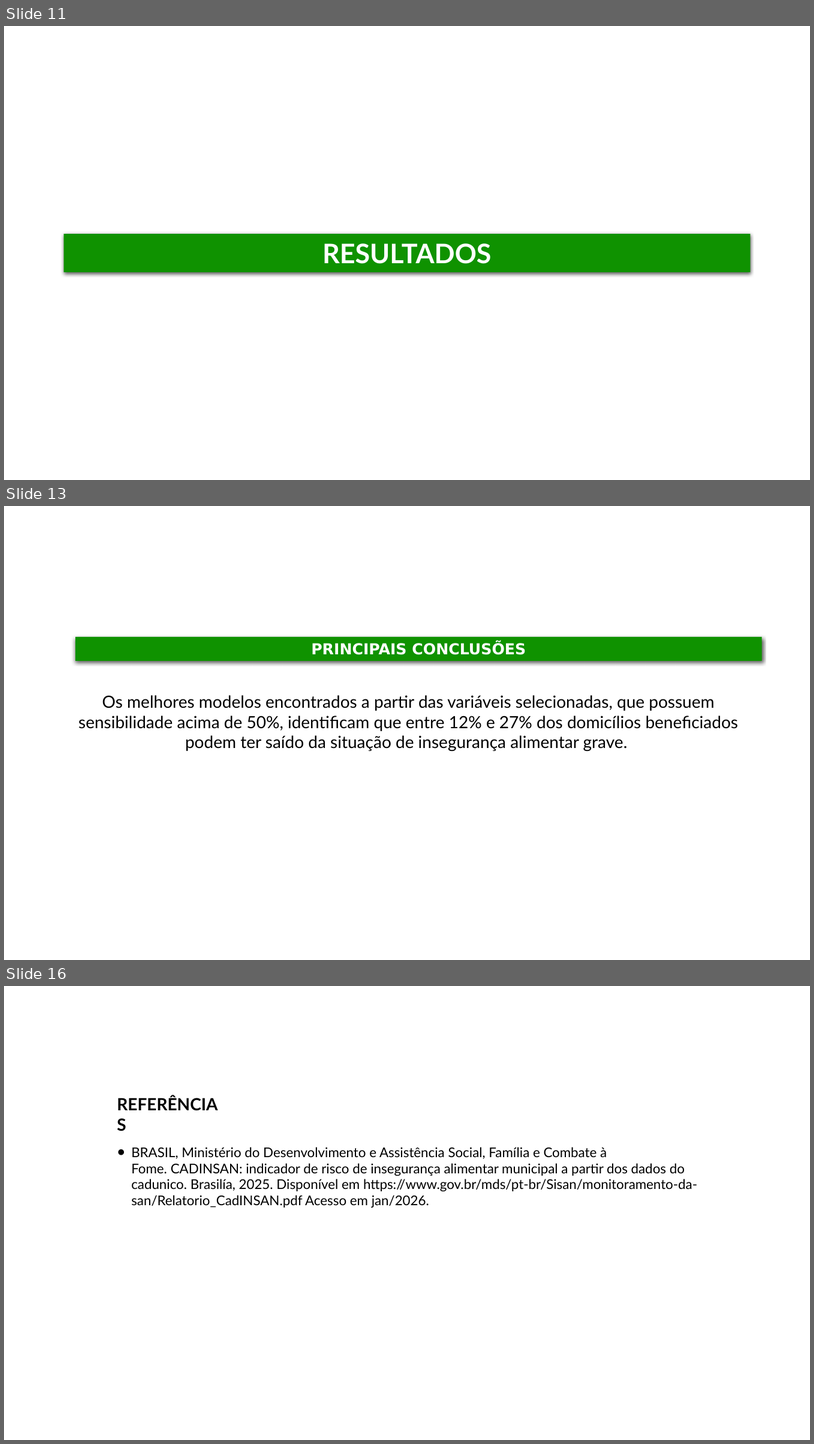
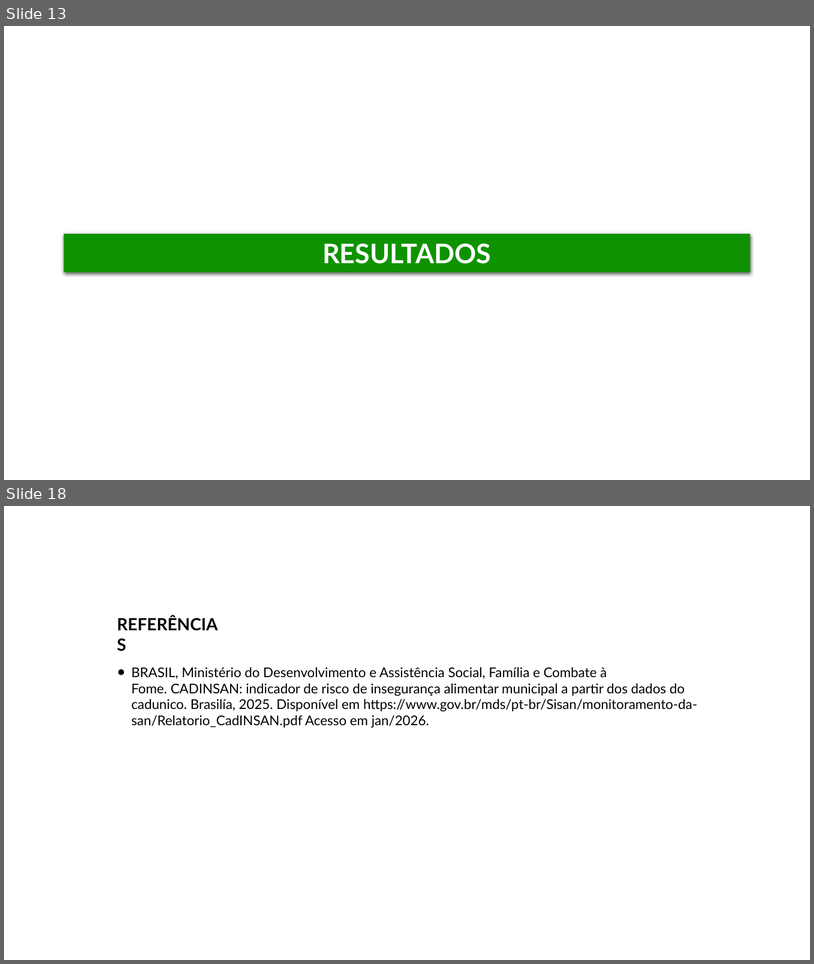
Before and after one commit to DISOC-Estudos-Sociais/indicador_csf, a slide deck: outputs/apresentacao_resultados.pptx. Shown one above the other, each under a label of ours: slides 11, 13 and 16 before the commit, slides 13 and 18 after it; the slides between them are not shown. The pictures are 814x1444 and 814x964 pixels, drawn with LibreOffice and Linux fonts; fonts in the diff are those of the drawing; background and template pictures are left out. Boxes give left, top, right and bottom in pixels: in the first picture for what was removed or moved away, otherwise in the second. Text is boxed around its words. In the diff, an @@ line names an element or a change of style, - is before the commit and + after.

```diff
--- a/outputs/apresentacao_resultados.pptx
+++ b/outputs/apresentacao_resultados.pptx
@@ slide 13 removed at [4, 506, 810, 960], background picture (left out) @@
@@ rectangle removed at [75, 637, 762, 661] @@
-PRINCIPAIS CONCLUSÕES
@@ text removed at [78, 695, 739, 751] @@
-Os melhores modelos encontrados a partir das variáveis selecionadas, que possuem sensibilidade acima de 50%, identificam que entre 12% e 27% dos domicílios beneficiados podem ter saído da situação de insegurança alimentar grave.
@@ what was slide 11 is now slide 13 @@
@@ what was slide 16 is now slide 18 @@
```
Also in this commit, not shown: 7 slides changed, 3 slides added, 4 other files.
